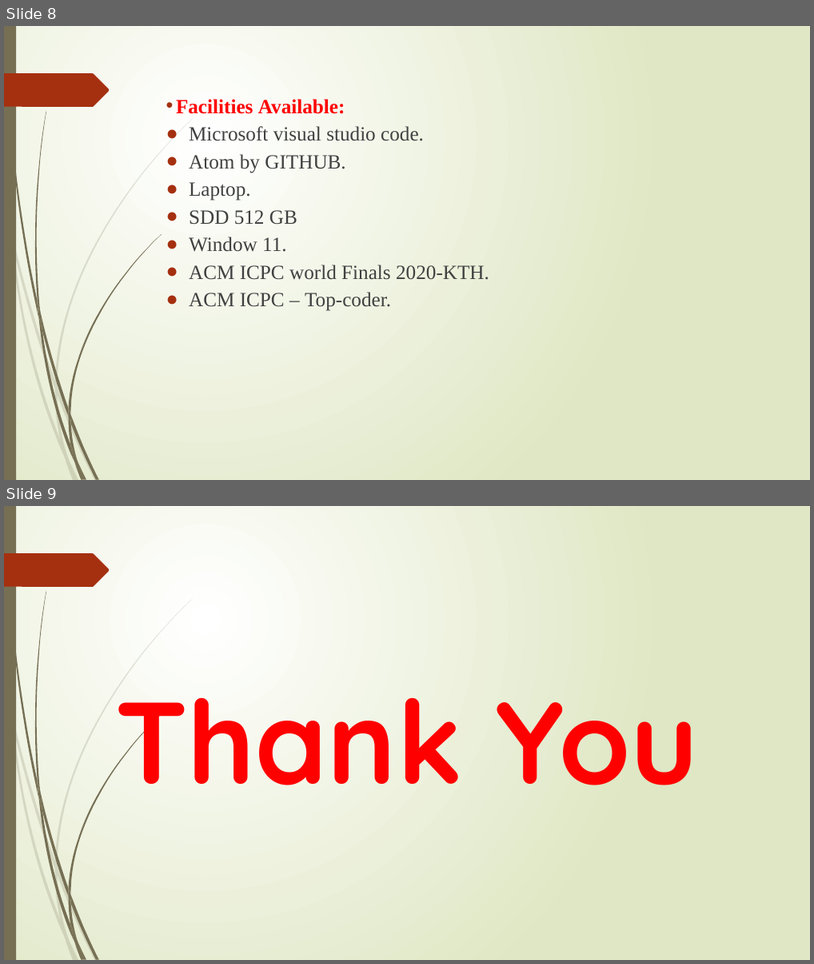
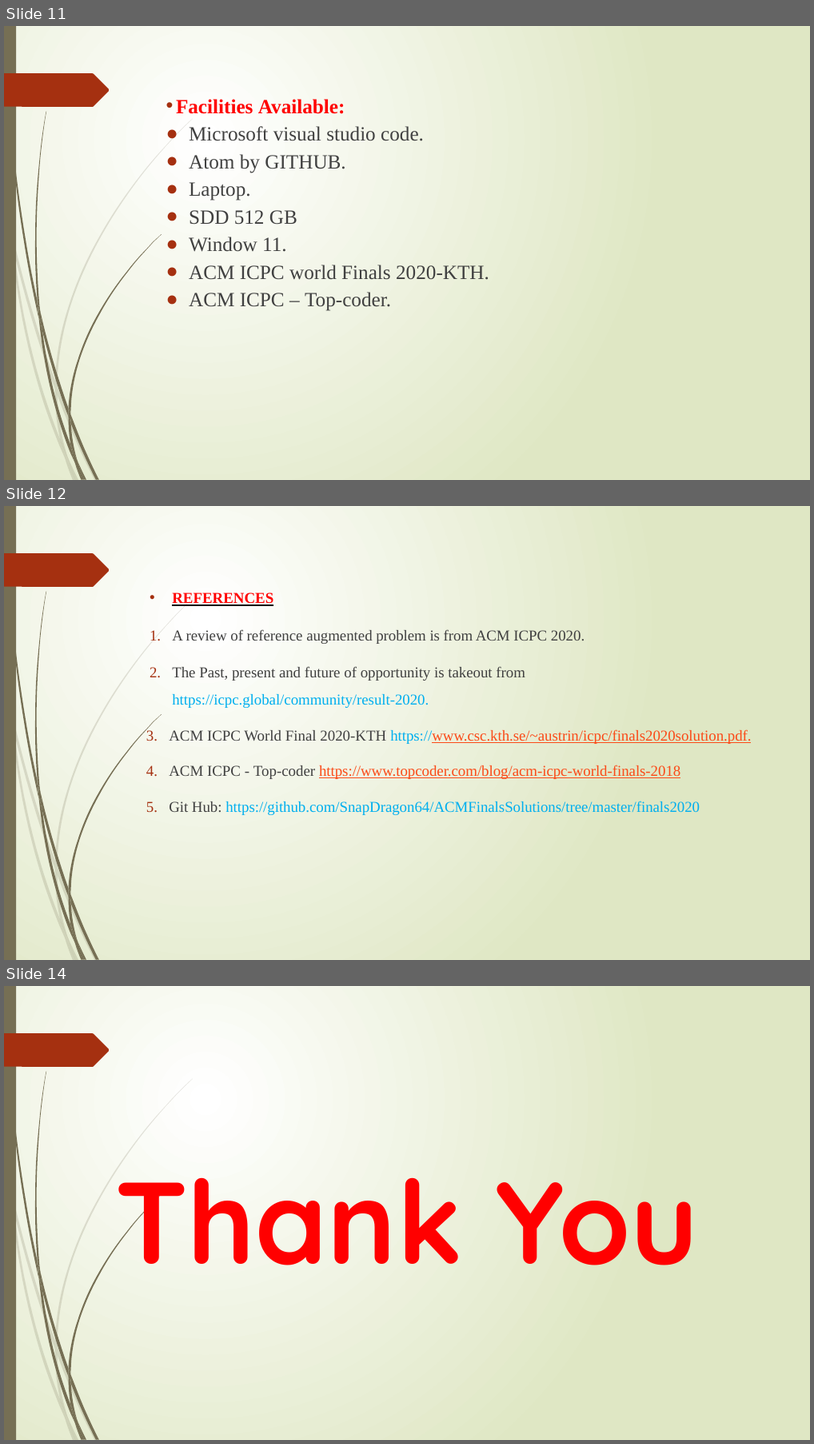
Before and after one commit to shantu03/trial, a slide deck: MINI Project PPT.pptx. Shown one above the other, each under a label of ours: slides 8 and 9 before the commit, slides 11, 12 and 14 after it; the slides between them are not shown. The pictures are 814x964 and 814x1444 pixels, drawn with LibreOffice and Linux fonts; fonts in the diff are those of the drawing. Boxes give left, top, right and bottom in pixels: in the first picture for what was removed or moved away, otherwise in the second. Text is boxed around its words. In the diff, an @@ line names an element or a change of style, - is before the commit and + after.

```diff
--- a/MINI Project PPT.pptx
+++ b/MINI Project PPT.pptx
@@ slide 12 added at [4,506,810,960], background gradient #FFFFFF to #DFE8C4; not listed: 24 template elements that a slide beside it also shows @@
@@ text added at [169,592,751,815], 18 pt, text #404040 @@
+• REFERENCES
+1. A review of reference augmented problem is from ACM ICPC 2020.
+2. The Past, present and future of opportunity is takeout from https://icpc.global/community/result-2020.
+3. ACM ICPC World Final 2020-KTH https://www.csc.kth.se/~austrin/icpc/finals2020solution.pdf.
+4. ACM ICPC - Top-coder https://www.topcoder.com/blog/acm-icpc-world-finals-2018
+5. Git Hub: https://github.com/SnapDragon64/ACMFinalsSolutions/tree/master/finals2020
@@ what was slide 8 is now slide 11 @@
@@ what was slide 9 is now slide 14 @@
```
Also in this commit, not shown: 2 slides changed, 6 other slides added, 2 slides removed, 3 other files.
